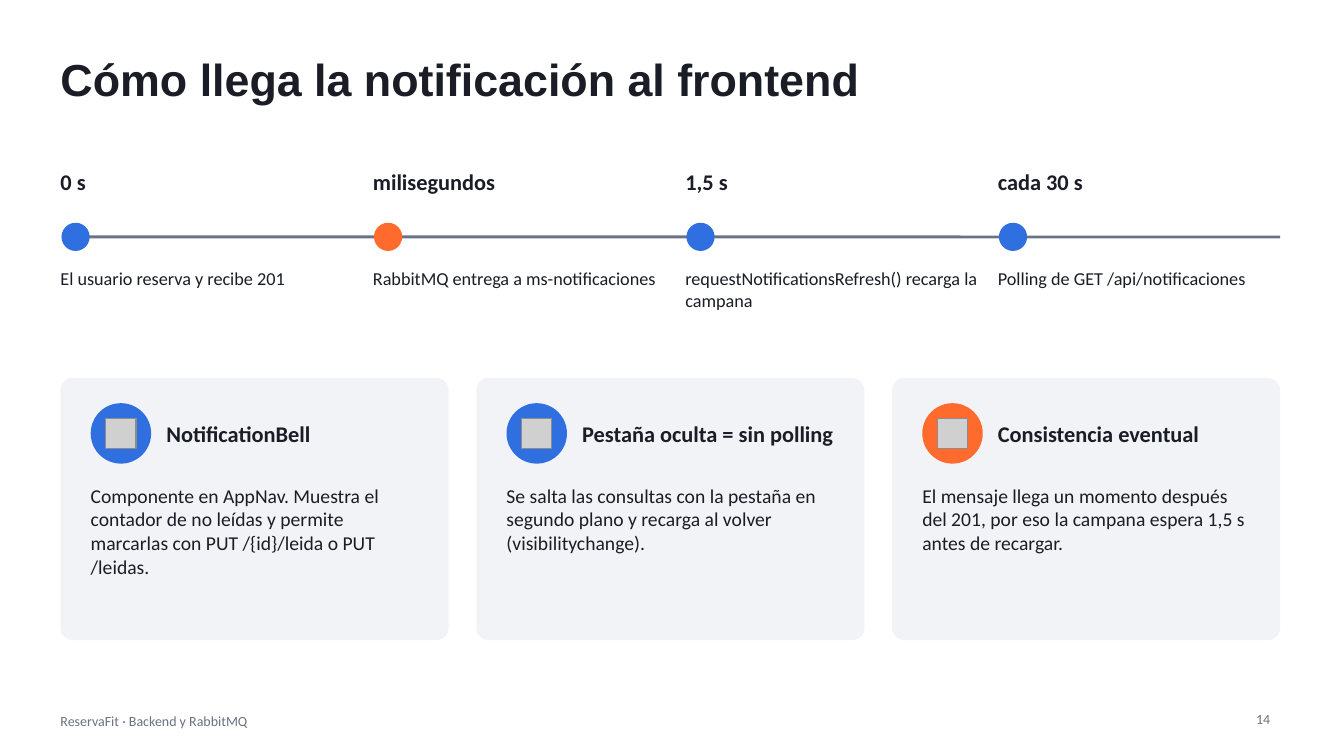
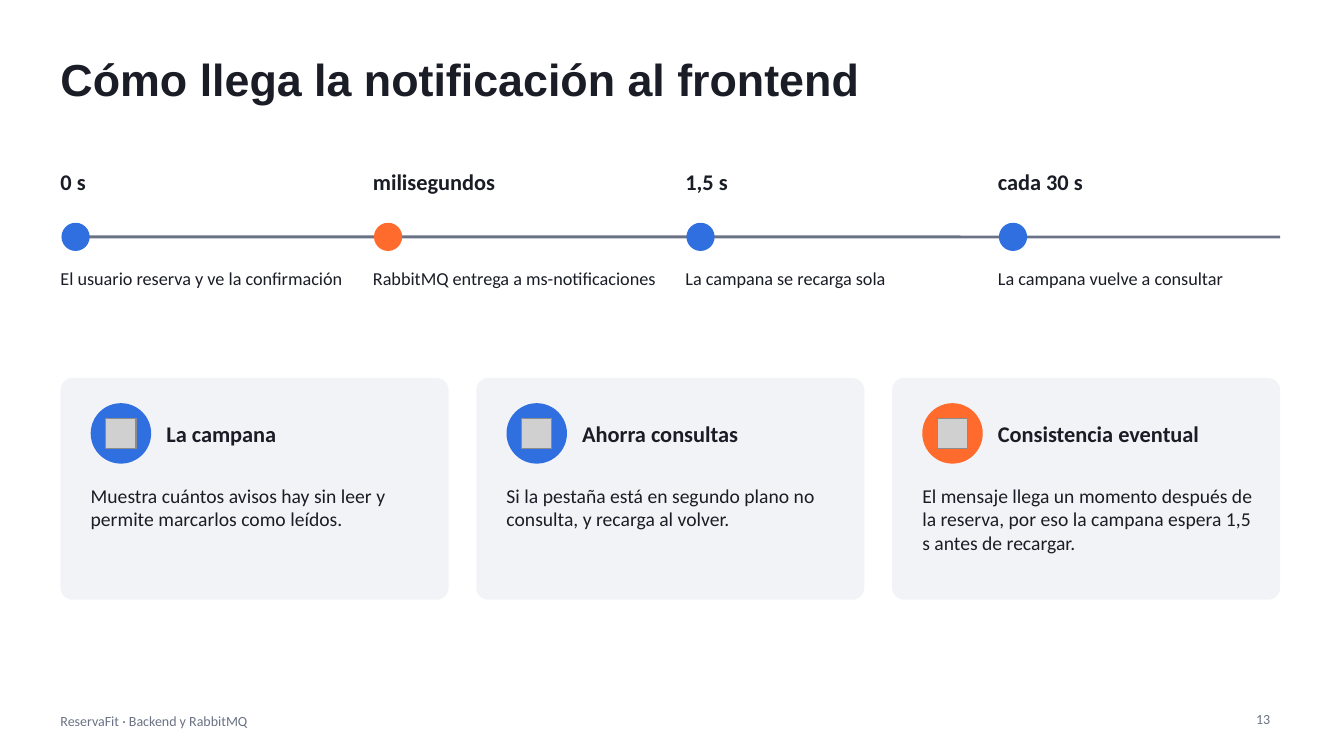
Before and after one commit to nxiiio/ReservaFit, a slide deck: slide 13 of docs/presentacion-backend-rabbitmq.pptx (slide 14 before the commit). Drawn at 1344x756 pixels with LibreOffice and Linux fonts; fonts in the diff are those of the drawing; grey boxes stand for pictures. Boxes give left, top, right and bottom in pixels: in the first picture for what was removed or moved away, otherwise in the second. Text is boxed around its words. In the diff, an @@ line names an element or a change of style, - is before the commit and + after.

```diff
--- a/docs/presentacion-backend-rabbitmq.pptx
+++ b/docs/presentacion-backend-rabbitmq.pptx
@@ text at (60, 272, 343, 288): text changed @@
-El usuario reserva y recibe 201
+El usuario reserva y ve la confirmación
@@ text at (685, 272, 886, 288): text changed @@
-requestNotificationsRefresh() recarga la campana
+La campana se recarga sola
@@ text at (998, 272, 1223, 288): text changed @@
-Polling de GET /api/notificaciones
+La campana vuelve a consultar
@@ rounded rectangle: place and size @@
-rounded rectangle at (60, 378, 449, 640)
+rounded rectangle at (60, 378, 449, 600)
@@ rounded rectangle: place and size @@
-rounded rectangle at (476, 378, 864, 640)
+rounded rectangle at (476, 378, 864, 600)
@@ proportions changed in 3 elements at (60, 378, 449, 600), (476, 378, 864, 600), (892, 378, 1280, 600) @@
@@ rounded rectangle: place and size @@
-rounded rectangle at (892, 378, 1280, 640)
+rounded rectangle at (892, 378, 1280, 600)
@@ text at (166, 427, 276, 446): text changed @@
-NotificationBell
+La campana
@@ text at (582, 426, 738, 442): text changed @@
-Pestaña oculta = sin polling
+Ahorra consultas
@@ text at (91, 489, 385, 529): text changed @@
-Componente en AppNav. Muestra el contador de no leídas y permite marcarlas con PUT /{id}/leida o PUT /leidas.
+Muestra cuántos avisos hay sin leer y permite marcarlos como leídos.
@@ text at (506, 489, 815, 530): text changed @@
-Se salta las consultas con la pestaña en segundo plano y recarga al volver (visibilitychange).
+Si la pestaña está en segundo plano no consulta, y recarga al volver.
@@ text at (922, 489, 1252, 554): text changed @@
-El mensaje llega un momento después del 201, por eso la campana espera 1,5 s antes de recargar.
+El mensaje llega un momento después de la reserva, por eso la campana espera 1,5 s antes de recargar.
@@ page number at (1256, 715, 1270, 724): text changed @@
-14
+13
```
Also in this commit, not shown: 9 other slides changed, 3 slides added, 4 slides removed.
